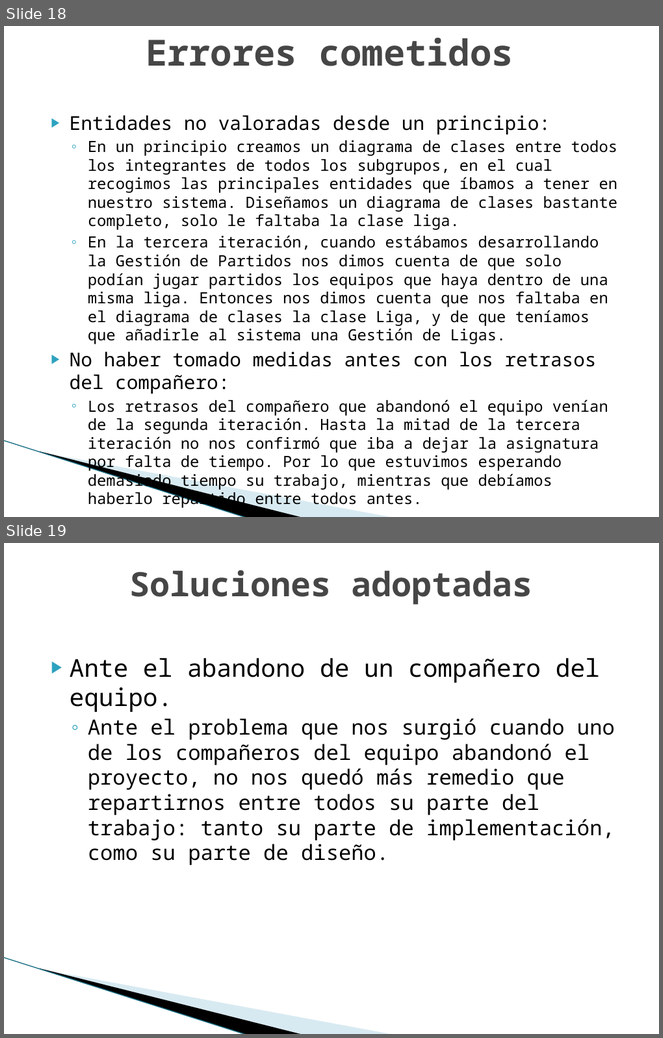
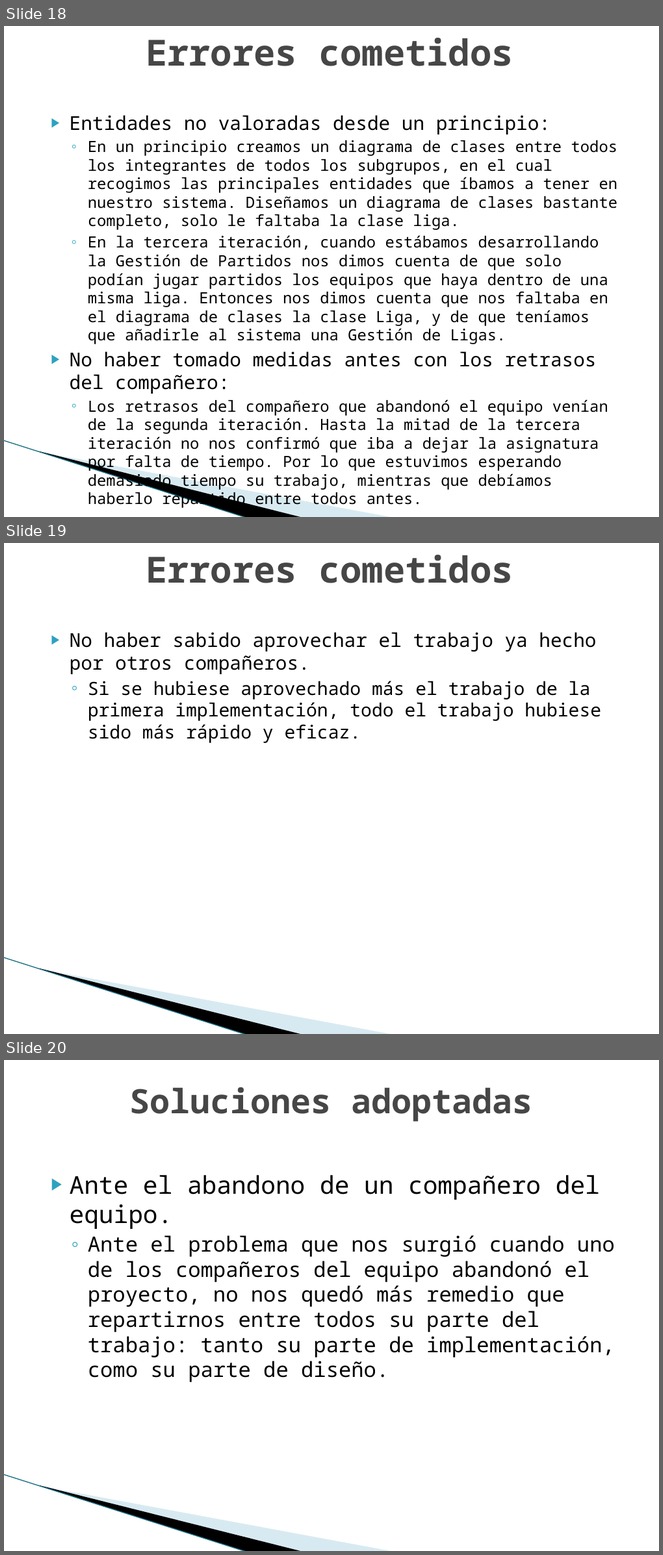
Before and after one commit to Compu-global-Hiper-mega-Net/Proyecto, a slide deck: docs/PresentaciónFinal.pptx. Shown one above the other, each under a label of ours: slides 18 and 19 before the commit, slides 18, 19 and 20 after it. The pictures are 663x1038 and 663x1555 pixels, drawn with LibreOffice and Linux fonts; fonts in the diff are those of the drawing; background and template pictures are left out. Boxes give left, top, right and bottom in pixels: in the first picture for what was removed or moved away, otherwise in the second. Text is boxed around its words. In the diff, an @@ line names an element or a change of style, - is before the commit and + after.

```diff
--- a/docs/PresentaciónFinal.pptx
+++ b/docs/PresentaciónFinal.pptx
@@ slide 19 added at (x1=4, y1=543, x2=659, y2=1034), background #FFFFFF; not listed: 3 template elements that a slide beside it also shows @@
@@ title added at (x1=146, y1=555, x2=513, y2=583), 39.6 pt, text #464646, bold @@
+Errores cometidos
@@ text added at (x1=70, y1=632, x2=601, y2=743), 20 pt, text #000000 @@
+▶ No haber sabido aprovechar el trabajo ya hecho por otros compañeros.
+  ◦ Si se hubiese aprovechado más el trabajo de la primera implementación, todo el trabajo hubiese sido más rápido y eficaz.
@@ what was slide 19 is now slide 20 @@
```
Also in this commit, not shown: 43 other files.
